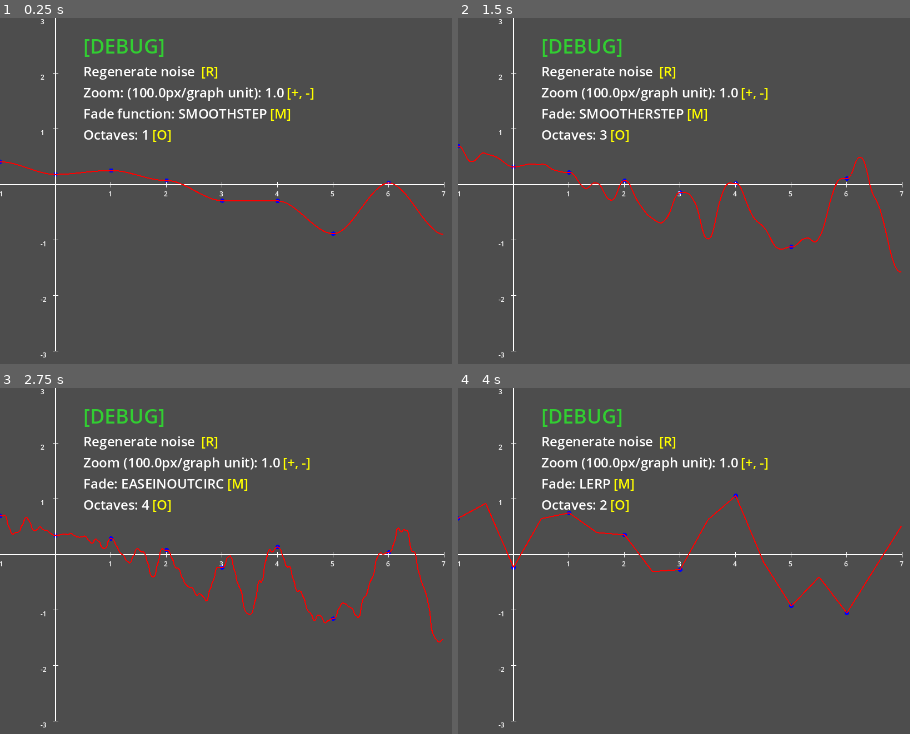
Above: before the commit, frames 1-4 (two rows, left to right).
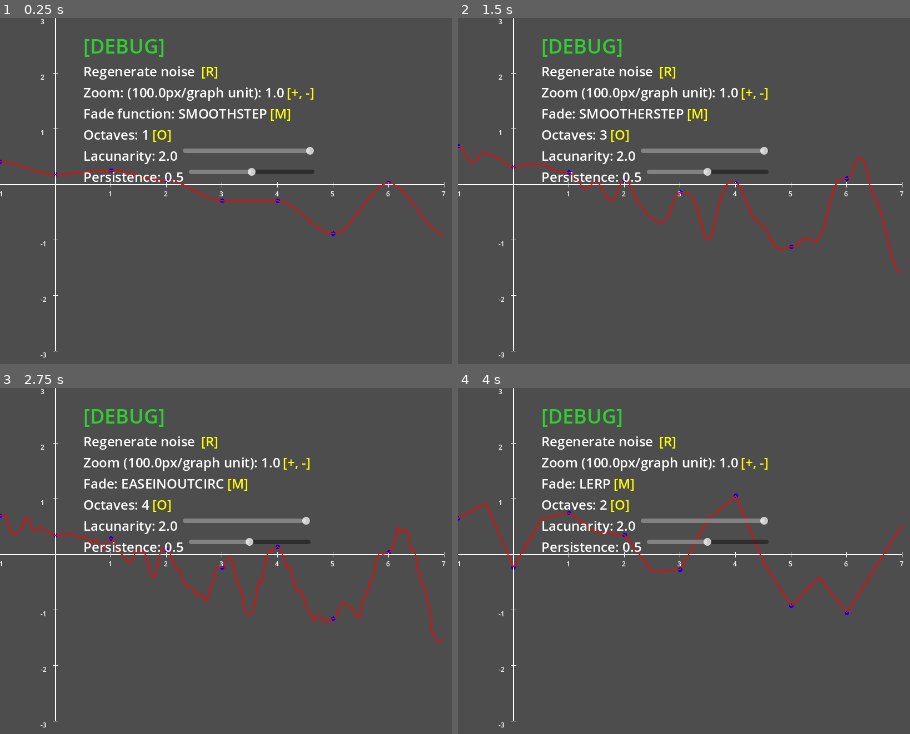
Above: after the commit, the same moments.

Repository: gavyn-ezell/fractal-noise-visualizers
Game: Godot game, scene res://1DPerlinVisualizer.tscn
Two runs of this game, one before a commit and one after it. Both use one fixed random seed, a clock stepped at 60 frames per second and the inputs below. The project has no main scene, so this scene is started directly.
Inputs:
- Up to frame 1 (0.25 s): no input
- Up to frame 2 (1.5 s): tap Enter at 0.5 s; tap M at 0.6 s; tap O at 0.8, 1.35 s; tap Space at 1.25 s
- Up to frame 3 (2.75 s): tap M at 1.55, 2.1 s; tap Enter at 2 s; tap O at 2.3 s
- Up to frame 4 (4 s): tap Space at 2.75 s; tap O at 2.85, 3.8 s; tap M at 3.05 s; tap Enter at 3.5 s; tap R at 3.6 s

The runs differ from the first frame. In frame 1, 1.2% of the frame differs, in the area x 18-70%, y 37-48%; in frame 2, 1.2%; in frame 3, 1.2%; in frame 4, 1.2%.

Commit message:
add lacunarity and persistence

Diff:
--- a/1DPerlinVisualizer.gd
+++ b/1DPerlinVisualizer.gd
@@ -1,4 +1,7 @@
 extends Node2D
+
+var DEBUG_FONT_SIZE: int = 36
+var DEBUG_ITEM_FONT_SIZE: int = 24
 
 class Graph:
 	var perlin: PerlinNoise
@@ -163,8 +166,14 @@
 var octaves_label: Label
 var octaves_controls: Label
 
+# Sliders for noise parameters
+var lacunarity_slider: HSlider
+var persistence_slider: HSlider
+var lacunarity_label: Label
+var persistence_label: Label
+
 # Helper function to create labeled control rows
-func create_control_row(text_content: String, control_text: String, text_color: Color = Color.WHITE, control_color: Color = Color.YELLOW, font_size: int = 24) -> HBoxContainer:
+func create_control_row(text_content: String, control_text: String, text_color: Color = Color.WHITE, control_color: Color = Color.YELLOW, font_size: int = DEBUG_ITEM_FONT_SIZE) -> HBoxContainer:
 	var container = HBoxContainer.new()
 	container.add_theme_constant_override("separation", 5)
 
@@ -207,7 +216,7 @@
 		"[R]",
 		Color.WHITE,
 		Color.YELLOW,
-		24
+		DEBUG_ITEM_FONT_SIZE
 	)
 	debug_ui_container.add_child(regenerate_row)
 	regenerate_label = regenerate_row.get_child(0)  # Reference to update later
@@ -218,7 +227,7 @@
 		"[+, -]",
 		Color.WHITE,
 		Color.YELLOW,
-		24
+		DEBUG_ITEM_FONT_SIZE
 	)
 	debug_ui_container.add_child(zoom_row)
 	zoom_label = zoom_row.get_child(0)  # Reference to update later
@@ -230,7 +239,7 @@
 		"[M]",
 		Color.WHITE,
 		Color.YELLOW,
-		24
+		DEBUG_ITEM_FONT_SIZE
 	)
 	debug_ui_container.add_child(fade_row)
 	fade_label = fade_row.get_child(0)  # Reference to update later
@@ -242,11 +251,55 @@
 		"[O]",
 		Color.WHITE,
 		Color.YELLOW,
-		24
+		DEBUG_ITEM_FONT_SIZE
 	)
 	debug_ui_container.add_child(octaves_row)
 	octaves_label = octaves_row.get_child(0)  # Reference to update later
 	octaves_controls = octaves_row.get_child(1)
+
+	# Lacunarity slider row
+	var lacunarity_container = HBoxContainer.new()
+	lacunarity_container.add_theme_constant_override("separation", 10)
+	debug_ui_container.add_child(lacunarity_container)
+
+	lacunarity_label = Label.new()
+	lacunarity_label.text = "Lacunarity: " + str(perlin_noise.lacunarity)
+	lacunarity_label.add_theme_font_size_override("font_size",DEBUG_ITEM_FONT_SIZE)
+	lacunarity_label.add_theme_color_override("font_color", Color.WHITE)
+	lacunarity_container.add_child(lacunarity_label)
+
+	lacunarity_slider = HSlider.new()
+	lacunarity_slider.min_value = 0.5
+	lacunarity_slider.max_value = 2.0
+	lacunarity_slider.step = 0.1
+	lacunarity_slider.value = perlin_noise.lacunarity
+	lacunarity_slider.size_flags_horizontal = Control.SIZE_EXPAND_FILL
+	lacunarity_slider.add_theme_color_override("font_color", Color.WHITE)
+	lacunarity_container.add_child(lacunarity_slider)
+
+	# Persistence slider row
+	var persistence_container = HBoxContainer.new()
+	persistence_container.add_theme_constant_override("separation", 10)
+	debug_ui_container.add_child(persistence_container)
+
+	persistence_label = Label.new()
+	persistence_label.text = "Persistence: " + str(perlin_noise.persistence)
+	persistence_label.add_theme_font_size_override("font_size", DEBUG_ITEM_FONT_SIZE)
+	persistence_label.add_theme_color_override("font_color", Color.WHITE)
+	persistence_container.add_child(persistence_label)
+
+	persistence_slider = HSlider.new()
+	persistence_slider.min_value = 0.0
+	persistence_slider.max_value = 1.0
+	persistence_slider.step = 0.05
+	persistence_slider.value = perlin_noise.persistence
+	persistence_slider.size_flags_horizontal = Control.SIZE_EXPAND_FILL
+	persistence_slider.add_theme_color_override("font_color", Color.WHITE)
+	persistence_container.add_child(persistence_slider)
+
+	# Connect slider signals
+	lacunarity_slider.value_changed.connect(_on_lacunarity_changed)
+	persistence_slider.value_changed.connect(_on_persistence_changed)
 
 
 func _input(event):
@@ -284,6 +337,16 @@
 		print("redrawing")
 		queue_redraw()
 
+func _on_lacunarity_changed(value: float):
+	perlin_noise.lacunarity = value
+	lacunarity_label.text = "Lacunarity: " + str(value)
+	queue_redraw()
+
+func _on_persistence_changed(value: float):
+	perlin_noise.persistence = value
+	persistence_label.text = "Persistence: " + str(value)
+	queue_redraw()
+
 func update_debug_ui():
 	# Update zoom label and controls
 	if zoom_label and zoom_controls:
@@ -293,6 +356,14 @@
 		fade_label.text = "Fade: " + PerlinNoise.FadeType.keys()[perlin_noise.fade_type]
 	if octaves_label and octaves_controls:
 		octaves_label.text = "Octaves: " + str(perlin_noise.octaves)
+
+	if lacunarity_label and lacunarity_slider:
+		lacunarity_label.text = "Lacunarity: " + str(perlin_noise.lacunarity)
+		lacunarity_slider.value = perlin_noise.lacunarity
+
+	if persistence_label and persistence_slider:
+		persistence_label.text = "Persistence: " + str(perlin_noise.persistence)
+		persistence_slider.value = perlin_noise.persistence
 
 func _draw():
 	# Draw the graph axes and ticks
--- a/perlin.gd
+++ b/perlin.gd
@@ -25,19 +25,23 @@
    ];
 
 var p: Array[int]
-var lacunarity: int = 2 #fixed value
-var persistence: float = 0.5 #fixed value
+var lacunarity: float
+var persistence: float
 
 var fade_type: FadeType
 var n: int
 var octaves: int
 
-func _init(in_fade_type: FadeType = FadeType.LERP, in_n: int = 255, in_octaves:int = 1) -> void:
+func _init(in_fade_type: FadeType = FadeType.LERP, in_n: int = 255, in_octaves:int = 1, in_lacunarity:float = 2.0, in_persistence:float = 0.5) -> void:
 	fade_type = in_fade_type
 	for idx in range(512):
 		p.append(base_permutation[idx % 256])
 	n = in_n
 	octaves = clamp(in_octaves, 1, 4)
+	lacunarity = in_lacunarity
+	persistence = in_persistence
+
+
 
 func shuffle_p():
 	p.shuffle()
@@ -85,5 +89,5 @@
 	for s in range(octaves):
 		#persistence affects amplitude change at each level
 		#lacunarity effects frequency change at each level
-		final_noise += pow(persistence, s) * _noise1d(pow(lacunarity, s) * x)
+		final_noise += pow(persistence, float(s)) * _noise1d(pow(lacunarity, float(s)) * x)
 	return final_noise
